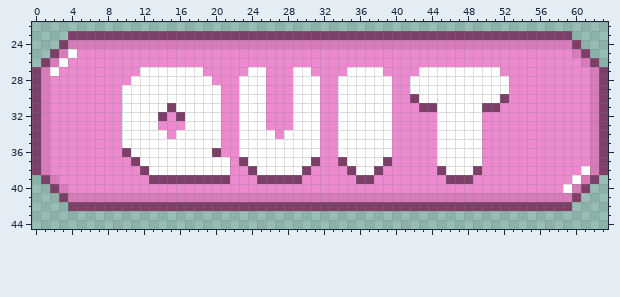
Pixel-art file: Assets/Art/UI/QuitButton.aseprite. The picture above was drawn from the file before the commit.
64x64 pixels, 1 frame. Shown: x 0..63, y 22..44.
After the commit:
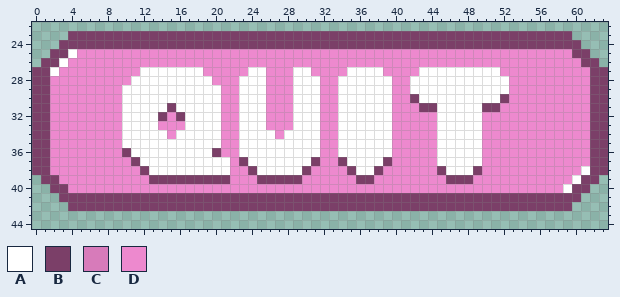
Palette (. is transparent): A #ffffff  B #7b3f68  C #d77bba  D #ed89ce
What changed:
Layer "Layer 1":
y 24: x 4..59 CCCCCCCCCCCCCCCCCCCCCCCCCCCCCCCCCCCCCCCCCCCCCCCCCCCCCCCC -> BBBBBBBBBBBBBBBBBBBBBBBBBBBBBBBBBBBBBBBBBBBBBBBBBBBBBBBB
y 25: x 3 C -> B; x 60 C -> B
y 26: x 2 C -> B; x 61 C -> B
y 27..38: x 1 C -> B; x 62 C -> B
y 39: x 2 C -> B; x 61 C -> B
y 40: x 3 C -> B; x 60 C -> B
y 41: x 4..59 CCCCCCCCCCCCCCCCCCCCCCCCCCCCCCCCCCCCCCCCCCCCCCCCCCCCCCCC -> BBBBBBBBBBBBBBBBBBBBBBBBBBBBBBBBBBBBBBBBBBBBBBBBBBBBBBBB
